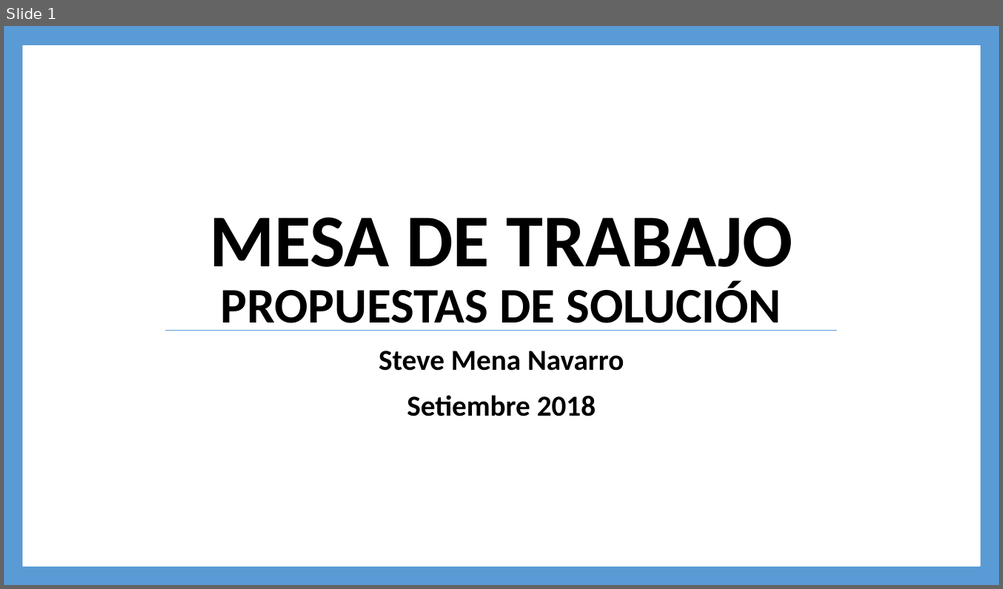
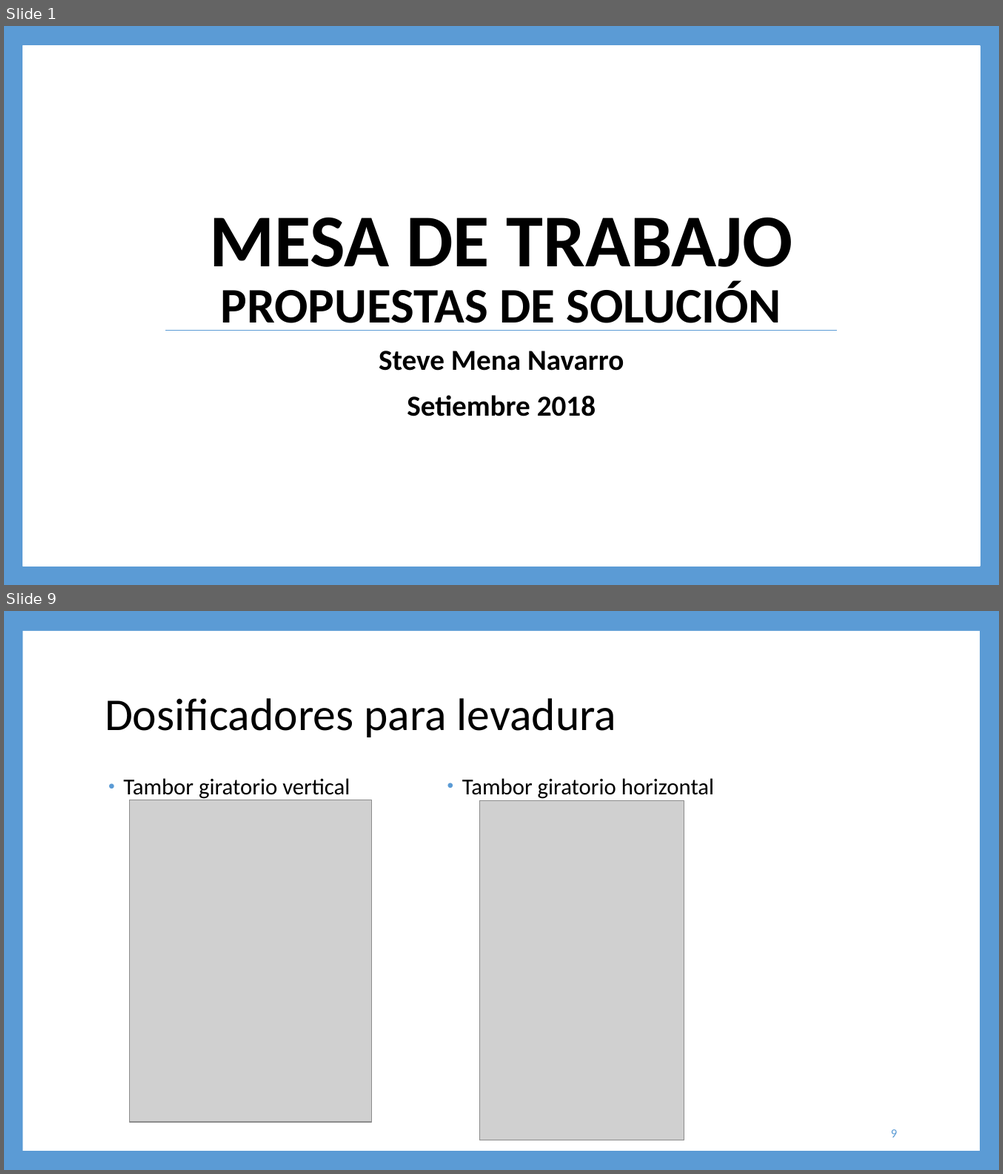
Before and after one commit to steveamena/Graduacion, a slide deck: Documentación/Entregables/Propuestas de solución.pptx. Shown one above the other, each under a label of ours: slide 1 before the commit, slides 1 and 9 after it; the slides between them are not shown. The pictures are 1003x589 and 1003x1174 pixels, drawn with LibreOffice and Linux fonts; fonts in the diff are those of the drawing; grey boxes stand for pictures. Boxes give left, top, right and bottom in pixels: in the first picture for what was removed or moved away, otherwise in the second. Text is boxed around its words. In the diff, an @@ line names an element or a change of style, - is before the commit and + after.

```diff
--- a/Documentación/Entregables/Propuestas de solución.pptx
+++ b/Documentación/Entregables/Propuestas de solución.pptx
@@ slide 9 added at (4, 611, 999, 1170), background #5B9BD5 @@
@@ rectangle added at (22, 631, 979, 1151), fill #FFFFFF @@
@@ title added at (105, 698, 616, 738), 44 pt, text #000000 @@
+Dosificadores para levadura
@@ text added at (123, 778, 350, 800), 22 pt, text #000000 @@
+• Tambor giratorio vertical
@@ text added at (462, 778, 714, 799), 22 pt, text #000000 @@
+• Tambor giratorio horizontal
@@ picture added at (130, 800, 372, 1123) @@
@@ picture added at (480, 801, 685, 1141) @@
@@ page number added at (891, 1130, 896, 1138), 12 pt, text #5B9BD5 @@
+9
```
Also in this commit, not shown: 7 slides changed, 9 other slides added, 55 other files.
